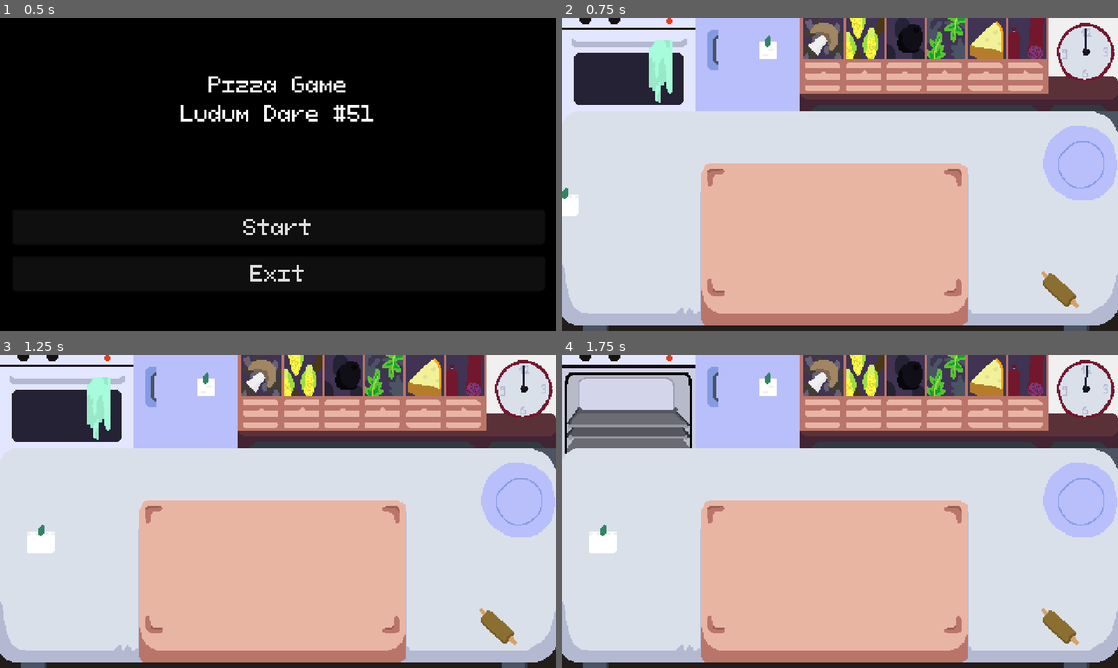
Above: before the commit, frames 1-4 (two rows, left to right).
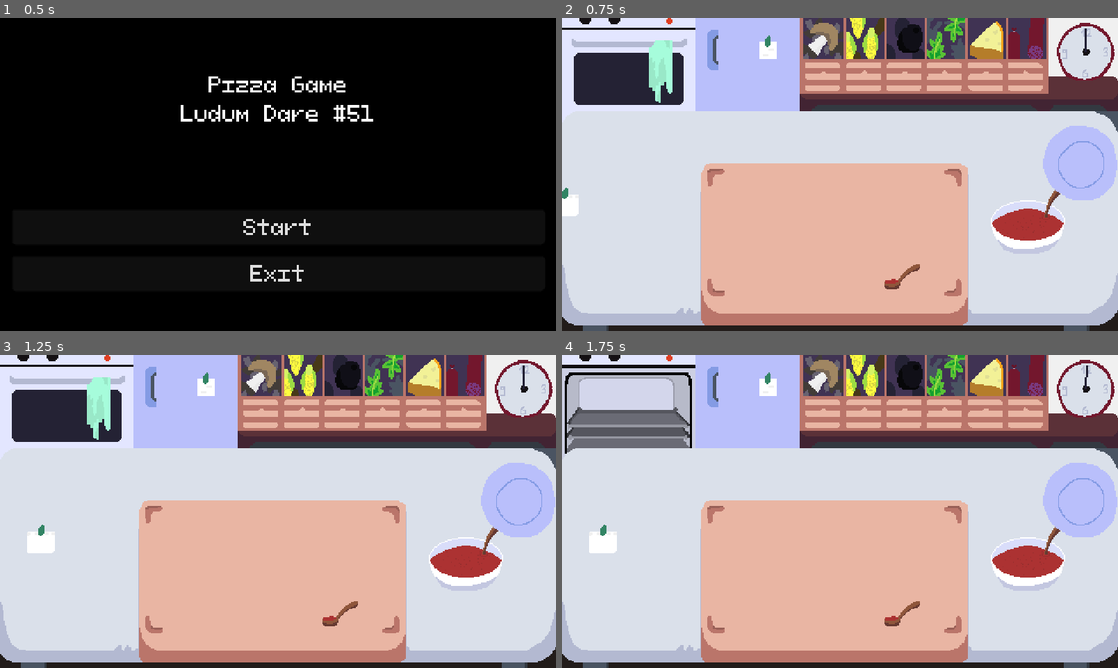
Above: after the commit, the same moments.

Repository: martindzejky/pizza-game
Game: Godot game, scene res://scenes/start.tscn
Same seed, same stepped clock (60 frames per second), same inputs: the game is played once before the commit and once after it.
Inputs (mouse positions are in pixels of both pictures, inside the frame that each line leads up to):
- Up to frame 1 (0.5 s): no input
- Up to frame 2 (0.75 s): click "Start" at 0.5 s
- Up to frame 3 (1.25 s): no input
- Up to frame 4 (1.75 s): move the mouse to (628, 401) at 1.27 s; click (628, 401) at 1.42 s

Frame 1 is identical in both runs. In frame 2, 2.1% of the frame differs, in the area x 58-93%, y 54-93%; in frame 3, 2.1%; in frame 4, 2.1%.

Commit message:
tomato bowl

Diff:
--- a/autoload/hand.gd
+++ b/autoload/hand.gd
@@ -64,6 +64,9 @@
 
 func isCarryingDoughTool() -> bool:
     return carrying and carrying.is_in_group("dough-tool")
+
+func isCarryingSpoon() -> bool:
+    return carrying and carrying.is_in_group("spoon")
 
 func isCarryingIngredient() -> bool:
     return carrying and carrying.is_in_group("ingredient")
--- /dev/null
+++ b/objects/spoon/spoon.tscn
@@ -0,0 +1,18 @@
+[gd_scene load_steps=3 format=3 uid="uid://b1jgjnmmcqyjw"]
+
+[ext_resource type="Texture2D" uid="uid://d3pwfkpetdxui" path="res://sprites/spoon.png" id="1_n2687"]
+
+[sub_resource type="CircleShape2D" id="CircleShape2D_hdpfp"]
+radius = 23.0
+
+[node name="spoon" type="Sprite2D" groups=["click", "spoon", "tool"]]
+texture = ExtResource("1_n2687")
+
+[node name="clickArea" type="Area2D" parent="."]
+monitoring = false
+monitorable = false
+
+[node name="shape" type="CollisionShape2D" parent="clickArea"]
+shape = SubResource("CircleShape2D_hdpfp")
+
+[connection signal="input_event" from="clickArea" to="." method="_onInputEvent"]
--- a/objects/table/table.tscn
+++ b/objects/table/table.tscn
@@ -1,10 +1,11 @@
-[gd_scene load_steps=7 format=3 uid="uid://dwx6pe72g61d1"]
+[gd_scene load_steps=8 format=3 uid="uid://3wrd53oyoqc2"]
 
 [ext_resource type="Texture2D" uid="uid://dey134524wtmg" path="res://sprites/table.png" id="1_qoc6o"]
 [ext_resource type="PackedScene" uid="uid://fx24ebvovfv4" path="res://objects/plate/plate.tscn" id="2_eynit"]
 [ext_resource type="Script" path="res://objects/table/table.gd" id="2_vk3s4"]
-[ext_resource type="PackedScene" uid="uid://b1jgjnmmcqyjw" path="res://objects/dough-tool/dough-tool.tscn" id="3_fm40i"]
 [ext_resource type="PackedScene" uid="uid://dpt3y827i5pe0" path="res://objects/orders/orders.tscn" id="3_mtrua"]
+[ext_resource type="PackedScene" uid="uid://rhaovn1wj3cy" path="res://objects/tomato/tomato.tscn" id="3_mttq4"]
+[ext_resource type="PackedScene" uid="uid://b1jgjnmmcqyjw" path="res://objects/dough-tool/dough-tool.tscn" id="6_8hmyr"]
 
 [sub_resource type="RectangleShape2D" id="RectangleShape2D_qmpfi"]
 size = Vector2(480, 200)
@@ -13,6 +14,9 @@
 texture = ExtResource("1_qoc6o")
 centered = false
 script = ExtResource("2_vk3s4")
+
+[node name="tomato" parent="." instance=ExtResource("3_mttq4")]
+position = Vector2(402, 93)
 
 [node name="clickArea" type="Area2D" parent="."]
 monitoring = false
@@ -28,7 +32,7 @@
 [node name="plate" parent="." instance=ExtResource("2_eynit")]
 position = Vector2(447, 45)
 
-[node name="dough-tool" parent="." instance=ExtResource("3_fm40i")]
-position = Vector2(430, 154)
+[node name="dough-tool" parent="." instance=ExtResource("6_8hmyr")]
+position = Vector2(293, 143)
 
 [connection signal="input_event" from="clickArea" to="." method="_onInputEvent"]
--- /dev/null
+++ b/objects/tomato/tomato.gd
@@ -0,0 +1,34 @@
+extends Node2D
+
+
+@export var withoutSpoon: Texture2D
+@export var withSpoon: Texture2D
+@export var spoonObj: PackedScene
+
+@export var hasSpoon := false
+
+
+func _onClick() -> bool:
+    if Hand.isEmpty() and hasSpoon:
+        Effects.sound("pickupTool")
+
+        var spoon = spoonObj.instantiate()
+        get_tree().call_group("table", "add_child", spoon)
+        Hand.pick(spoon)
+
+        hasSpoon = false
+        $sprite.texture = withoutSpoon
+
+        return true
+
+    elif Hand.isCarryingSpoon():
+        Effects.sound("drop")
+
+        Hand.drop().queue_free()
+        hasSpoon = true
+        $sprite.texture = withSpoon
+
+        return true
+
+
+    return false
--- /dev/null
+++ b/objects/tomato/tomato.tscn
@@ -0,0 +1,26 @@
+[gd_scene load_steps=6 format=3 uid="uid://rhaovn1wj3cy"]
+
+[ext_resource type="Texture2D" uid="uid://c87o1ymgjbtyr" path="res://sprites/tomato.png" id="1_qlm3m"]
+[ext_resource type="Script" path="res://objects/tomato/tomato.gd" id="1_wgtpv"]
+[ext_resource type="Texture2D" uid="uid://cncb4bnbw0vn6" path="res://sprites/tomato-spoon.png" id="3_g877s"]
+[ext_resource type="PackedScene" uid="uid://b1jgjnmmcqyjw" path="res://objects/spoon/spoon.tscn" id="4_3rara"]
+
+[sub_resource type="CircleShape2D" id="CircleShape2D_vrg4b"]
+radius = 34.0147
+
+[node name="tomato" type="Node2D"]
+script = ExtResource("1_wgtpv")
+withoutSpoon = ExtResource("1_qlm3m")
+withSpoon = ExtResource("3_g877s")
+spoonObj = ExtResource("4_3rara")
+
+[node name="sprite" type="Sprite2D" parent="."]
+texture = ExtResource("3_g877s")
+
+[node name="clickArea" type="Area2D" parent="."]
+position = Vector2(0, 6)
+monitoring = false
+monitorable = false
+
+[node name="shape" type="CollisionShape2D" parent="clickArea"]
+shape = SubResource("CircleShape2D_vrg4b")
Binary file changed: sprites/dough-tool.png
Binary file added: sprites/spoon-empty.png
Not shown, added: sprites/spoon-empty.png.import
Binary file added: sprites/spoon.png
Not shown, added: sprites/spoon.png.import
Binary file added: sprites/tomato-spoon.png
Not shown, added: sprites/tomato-spoon.png.import
Binary file added: sprites/tomato.aseprite
Binary file added: sprites/tomato.png
Not shown, added: sprites/tomato.png.import
